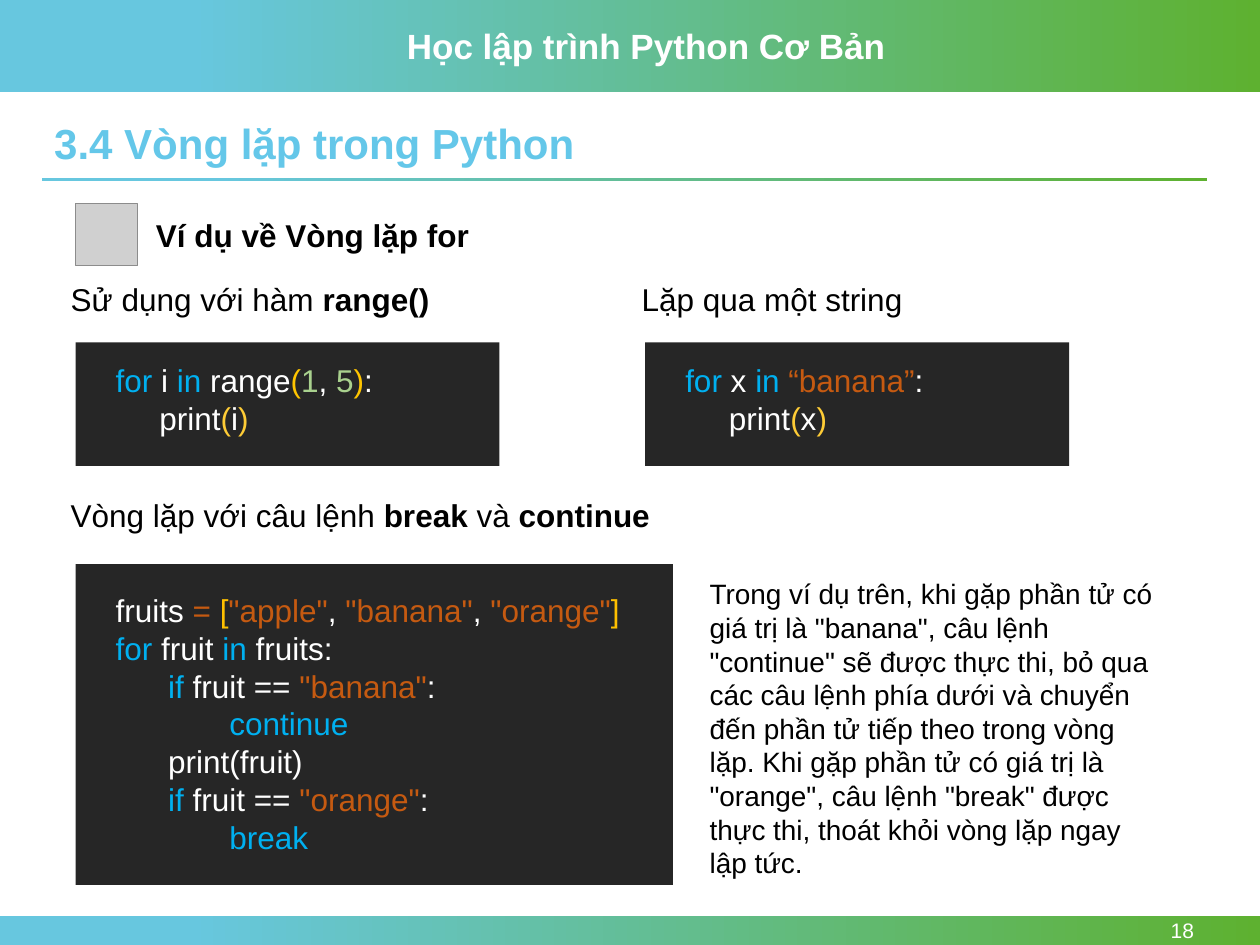
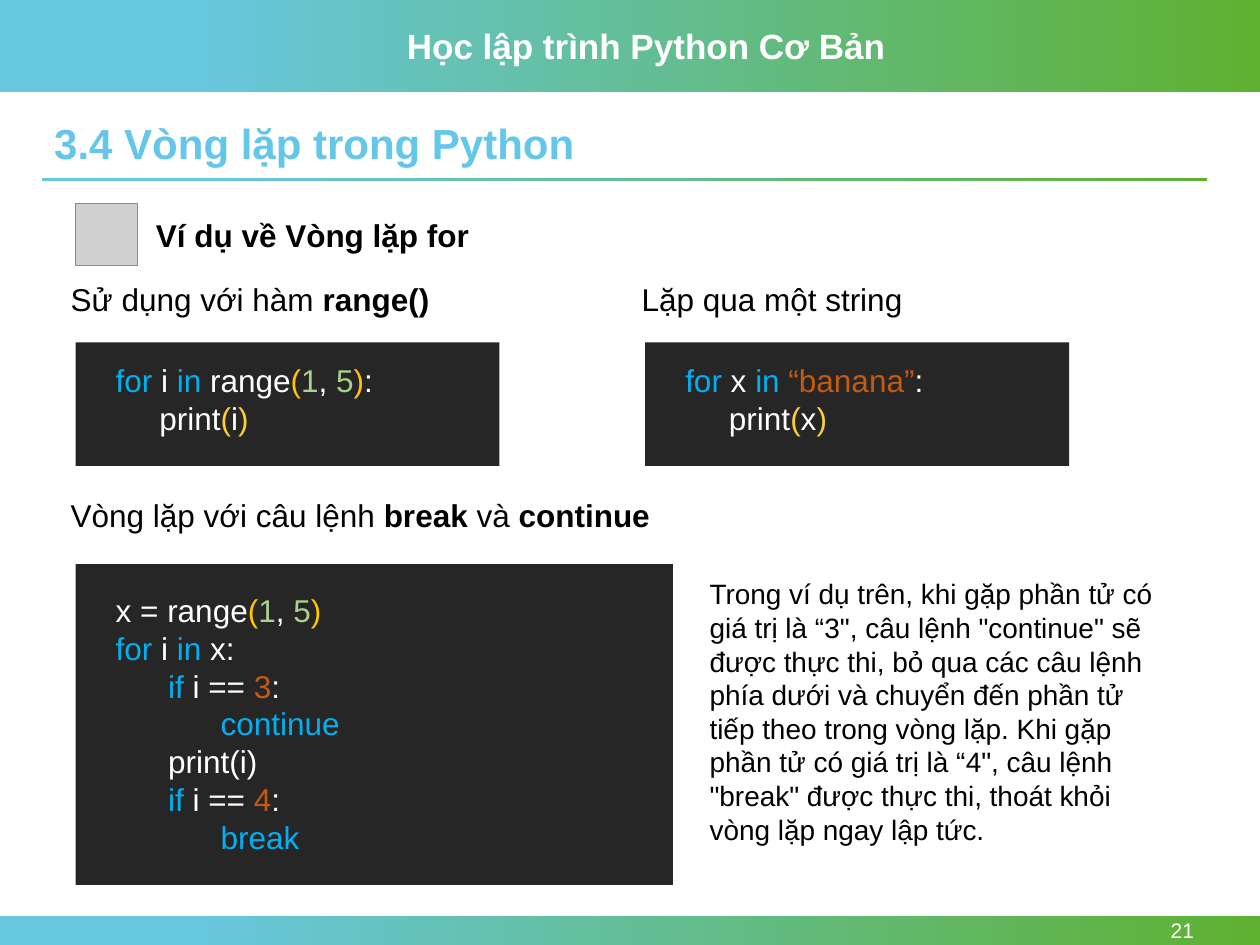
Before and after one commit to nhannn87dn/Learn-Python-Basic, a slide deck: slide 21 of Session-03/Session-03-if-else-and-loops-Python.pptx (slide 18 before the commit). Drawn at 1260x945 pixels with LibreOffice and Linux fonts; fonts in the diff are those of the drawing; grey boxes stand for pictures; background and template pictures are left out. Boxes give left, top, right and bottom in pixels: in the first picture for what was removed or moved away, otherwise in the second. Text is boxed around its words. In the diff, an @@ line names an element or a change of style, - is before the commit and + after.

```diff
--- a/Session-03/Session-03-if-else-and-loops-Python.pptx
+++ b/Session-03/Session-03-if-else-and-loops-Python.pptx
@@ text at <box>116,599,321,699</box>: text changed; text colour #C55A11 to #FFFFFF @@
-fruits = ["apple", "banana", "orange"]
-for fruit in fruits:
-if fruit == "banana":
+x = range(1, 5)
+for i in x:
+if i == 3:
@@ text at <box>710,583,1152,845</box>: text changed @@
-Trong ví dụ trên, khi gặp phần tử có giá trị là "banana", câu lệnh "continue" sẽ được thực thi, bỏ qua các câu lệnh phía dưới và chuyển đến phần tử tiếp theo trong vòng lặp. Khi gặp phần tử có giá trị là "orange", câu lệnh "break" được thực thi, thoát khỏi vòng lặp ngay lập tức.
+Trong ví dụ trên, khi gặp phần tử có giá trị là “3", câu lệnh "continue" sẽ được thực thi, bỏ qua các câu lệnh phía dưới và chuyển đến phần tử tiếp theo trong vòng lặp. Khi gặp phần tử có giá trị là “4", câu lệnh "break" được thực thi, thoát khỏi vòng lặp ngay lập tức.
@@ text at <box>168,750,280,811</box>: text changed @@
-print(fruit)
-if fruit == "orange":
+print(i)
+if i == 4:
@@ page number at <box>1171,923,1194,938</box>: text changed @@
-18
+21
```
Also in this commit, not shown: 1 other slide changed, 3 slides added, 3 other files.
